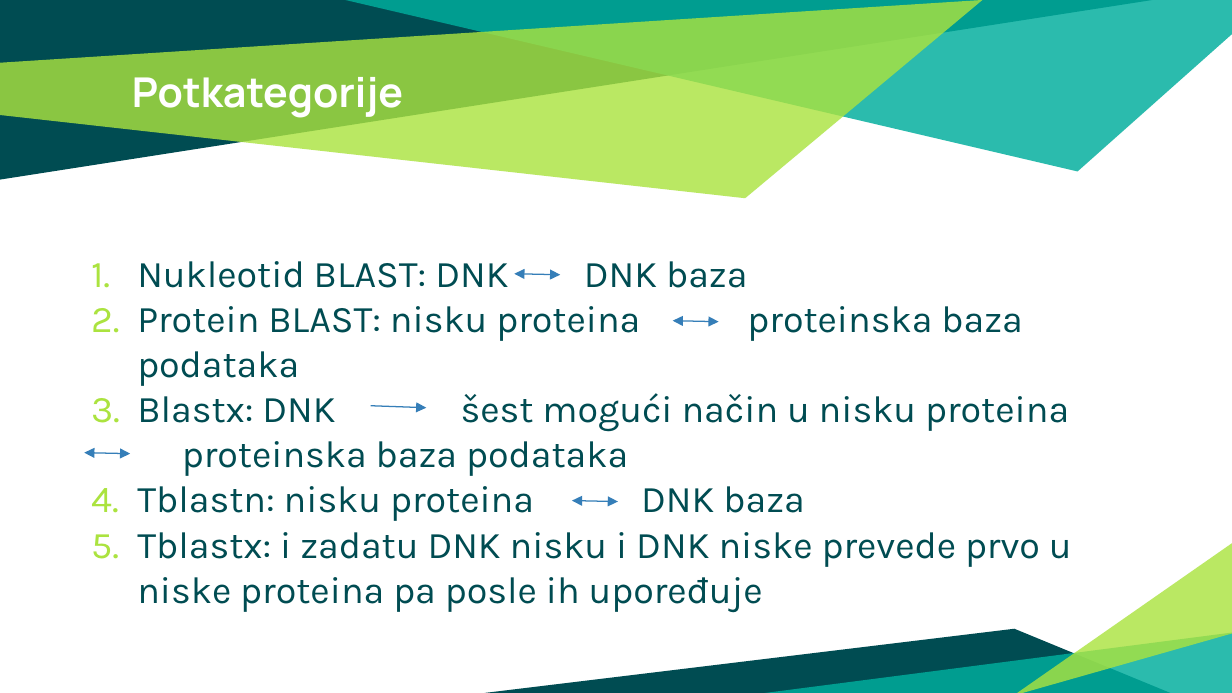
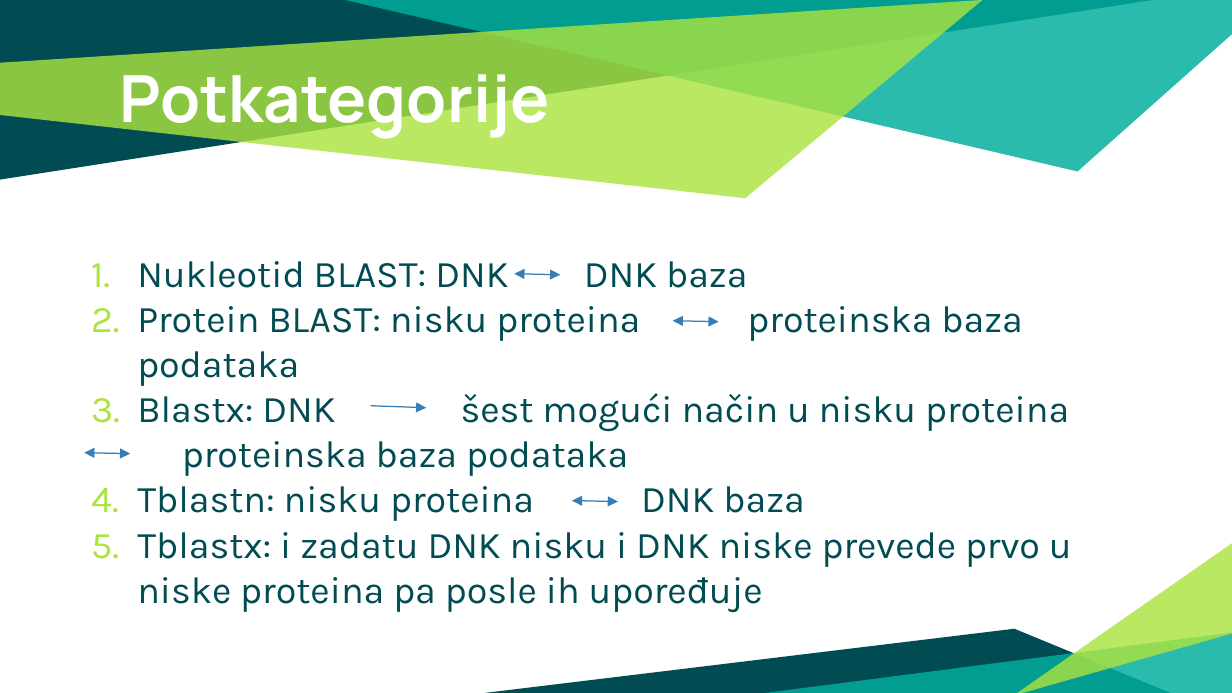
Before and after one commit to ozzy80/Large-Scale-Sequence-Comparison, a slide deck: slide 27 of Poređenje sekvenci velikih razmera.pptx (slide 18 before the commit). Drawn at 1232x693 pixels with LibreOffice and Linux fonts; fonts in the diff are those of the drawing. Boxes give left, top, right and bottom in pixels: in the first picture for what was removed or moved away, otherwise in the second. Text is boxed around its words. In the diff, an @@ line names an element or a change of style, - is before the commit and + after.

```diff
--- a/Poređenje sekvenci velikih razmera.pptx
+++ b/Poređenje sekvenci velikih razmera.pptx
@@ title "Potkategorije": place and size @@
-title "Potkategorije" at [132,77,403,118]
+title "Potkategorije" at [120,74,550,141]
@@ title "Potkategorije" at [120,74,550,141]: size 24 to 38 pt @@
```
Also in this commit, not shown: 15 other slides changed, 11 slides added, 8 slides removed, 8 other files.
